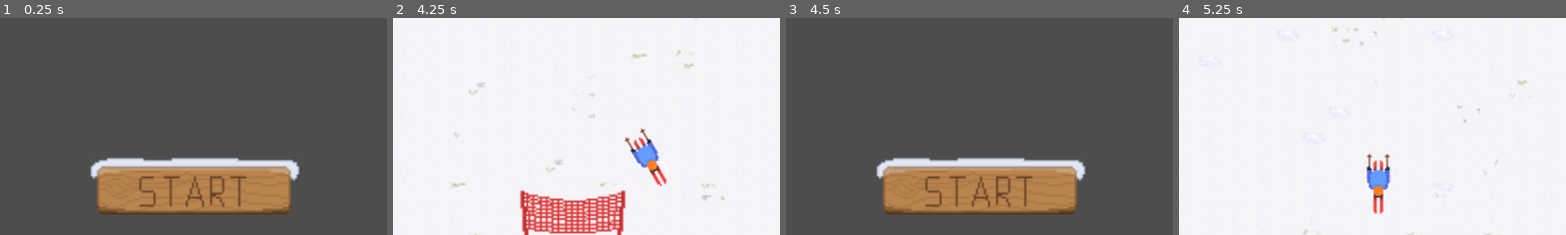
Above: before the commit, frames 1-4 (left to right).
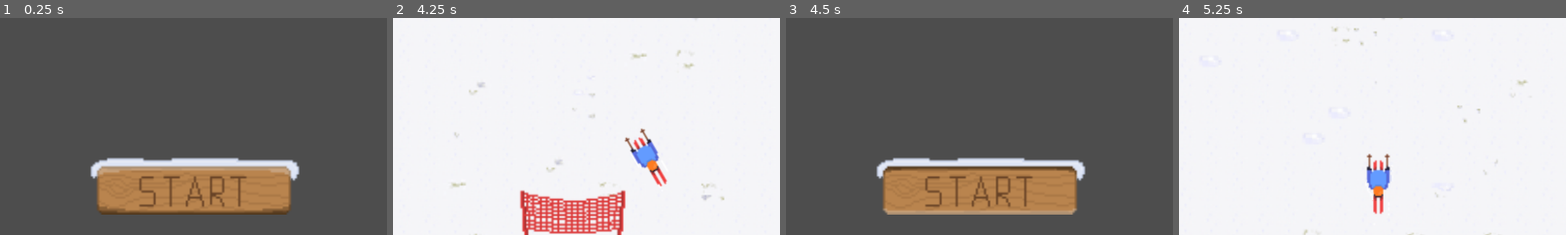
Above: after the commit, the same moments.

Repository: allsers/2dsteep
Game: Godot game, scene res://main_menu.tscn
Same seed, same stepped clock (60 frames per second), same inputs: the game is played once before the commit and once after it.
Inputs (mouse positions are % of the whole screen's width and height, from its top left):
- Up to frame 1 (0.25 s): no input
- Up to frame 2 (4.25 s): click (50, 38) at 0.5 s; hold D (move_right) 1.28-2.03 s; hold A (move_left) 2.03-2.78 s; hold D (move_right) from 2.78 s (still down)
- Up to frame 3 (4.5 s): release D (move_right) at 4.28 s; hold A (move_left) from 4.28 s (still down)
- Up to frame 4 (5.25 s): release A (move_left) at 5 s; click (50, 38) at 5 s
The pictures show only the part of the screen within x 24-74%, y 0-50%; the shares and areas given below are measured in that part.

Frames 1-2 are identical in both runs. In frame 3, 2.2% of the frame differs, in the area x 25-76%, y 68-91%; in frame 4, nothing differs.

Commit message:
Change start+quit button hover/pressed

Diff:
--- a/main_menu.tscn
+++ b/main_menu.tscn
@@ -1,8 +1,10 @@
-[gd_scene load_steps=4 format=3 uid="uid://dv71rmv1axly0"]
+[gd_scene load_steps=6 format=3 uid="uid://dv71rmv1axly0"]
 
 [ext_resource type="Script" path="res://main_menu.gd" id="1_2xfct"]
 [ext_resource type="Texture2D" uid="uid://b4hom3n327i41" path="res://Assets/Menu-imgs/quit-button.png" id="2_p37mg"]
 [ext_resource type="Texture2D" uid="uid://dbpwjx8e5pt0t" path="res://Assets/Menu-imgs/start-button.png" id="2_vcquc"]
+[ext_resource type="Texture2D" uid="uid://cnm636ecr30m3" path="res://Assets/Menu-imgs/quit-button-pressed.png" id="3_bumm3"]
+[ext_resource type="Texture2D" uid="uid://bsgu1sh5nwwg8" path="res://Assets/Menu-imgs/start-button-pressed.png" id="5_khxqu"]
 
 [node name="Control" type="Control"]
 layout_mode = 3
@@ -34,8 +36,8 @@
 [node name="TextureButton" type="TextureButton" parent="quit_btn"]
 layout_mode = 2
 texture_normal = ExtResource("2_p37mg")
-texture_pressed = ExtResource("2_p37mg")
-texture_hover = ExtResource("2_p37mg")
+texture_pressed = ExtResource("3_bumm3")
+texture_hover = ExtResource("3_bumm3")
 texture_focused = ExtResource("2_p37mg")
 
 [node name="start_btn" type="VBoxContainer" parent="."]
@@ -56,6 +58,6 @@
 [node name="TextureButton" type="TextureButton" parent="start_btn"]
 layout_mode = 2
 texture_normal = ExtResource("2_vcquc")
-texture_pressed = ExtResource("2_vcquc")
-texture_hover = ExtResource("2_vcquc")
+texture_pressed = ExtResource("5_khxqu")
+texture_hover = ExtResource("5_khxqu")
 texture_focused = ExtResource("2_vcquc")
Not shown, added: Assets/Menu-imgs/quit-button-pressed.png.import
Not shown, added: Assets/Menu-imgs/start-button-pressed.png.import
